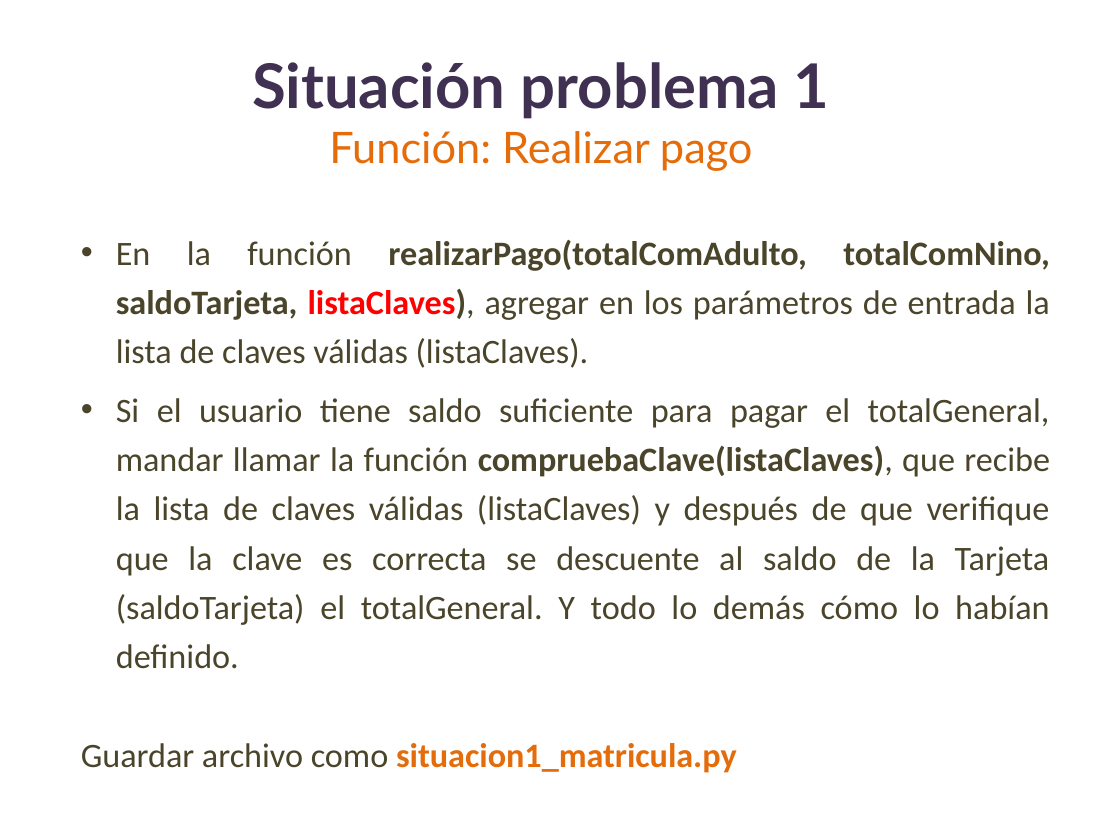
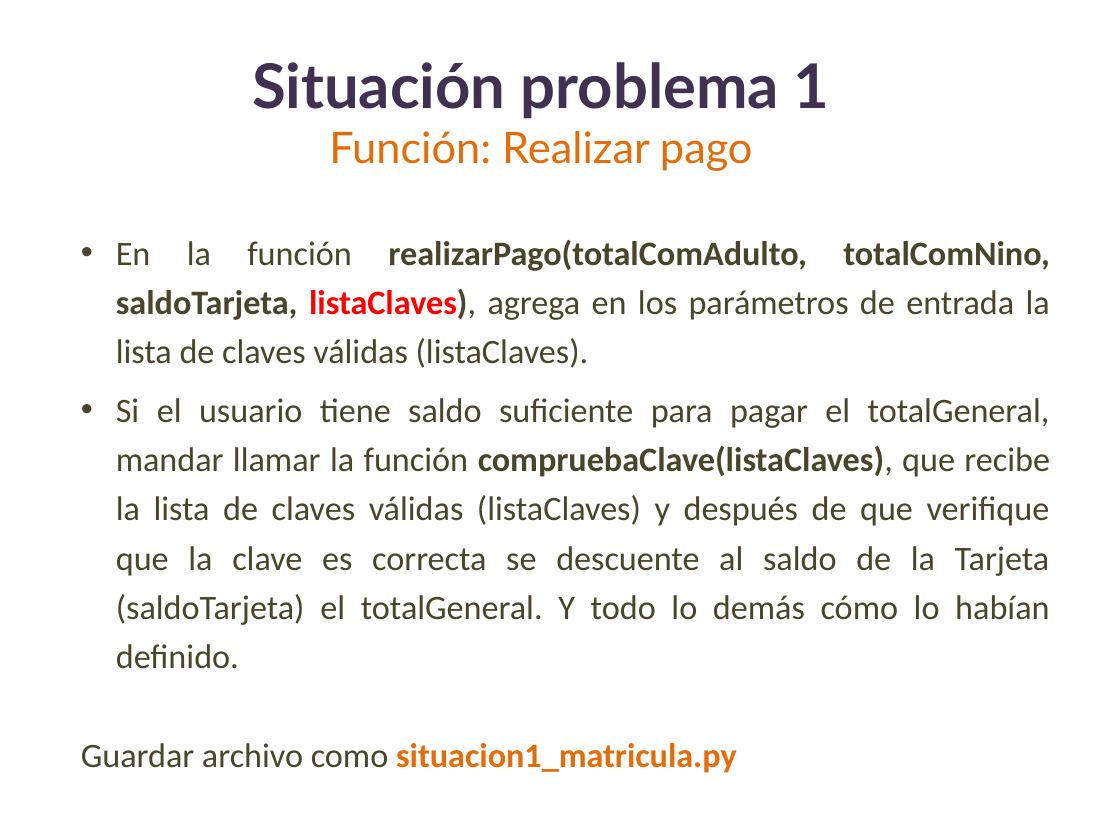
Before and after one commit to lizetheP/PensamientoC, a slide deck: slide 6 of Calendario2019/Presentaciones/Semana3/SITUACION1_FINAL.pptx. Drawn at 1120x840 pixels with LibreOffice and Linux fonts; fonts in the diff are those of the drawing. Boxes give left, top, right and bottom in pixels: in the first picture for what was removed or moved away, otherwise in the second. Text is boxed around its words. In the diff, an @@ line names an element or a change of style, - is before the commit and + after.

```diff
--- a/Calendario2019/Presentaciones/Semana3/SITUACION1_FINAL.pptx
+++ b/Calendario2019/Presentaciones/Semana3/SITUACION1_FINAL.pptx
@@ text at box(116, 240, 1050, 368): text changed @@
-  • En la función realizarPago(totalComAdulto, totalComNino, saldoTarjeta, listaClaves), agregar en los parámetros de entrada la lista de claves válidas (listaClaves).
+  • En la función realizarPago(totalComAdulto, totalComNino, saldoTarjeta, listaClaves), agrega en los parámetros de entrada la lista de claves válidas (listaClaves).
```
Also in this commit, not shown: 2 other slides changed, 4 other files.
